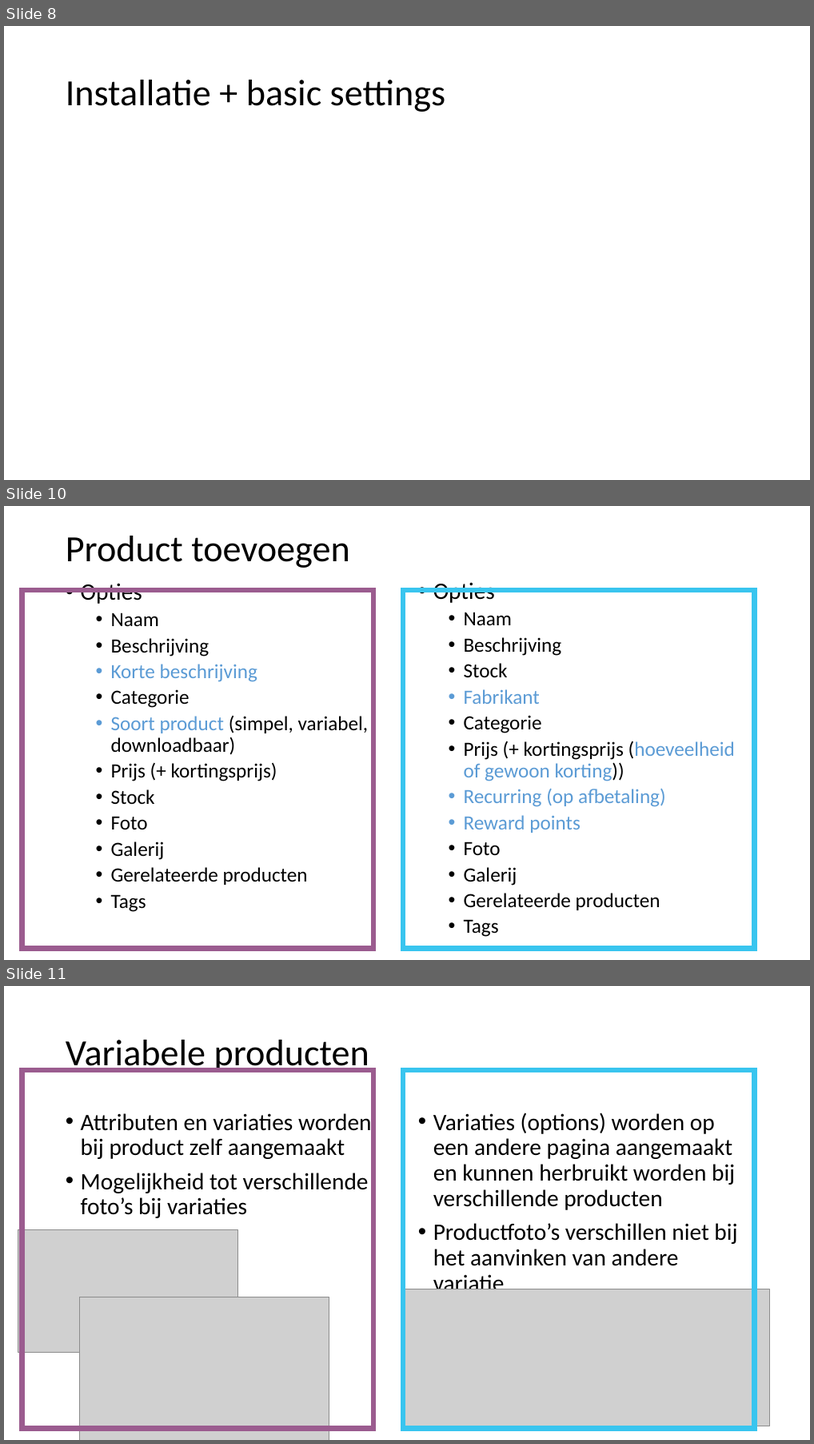
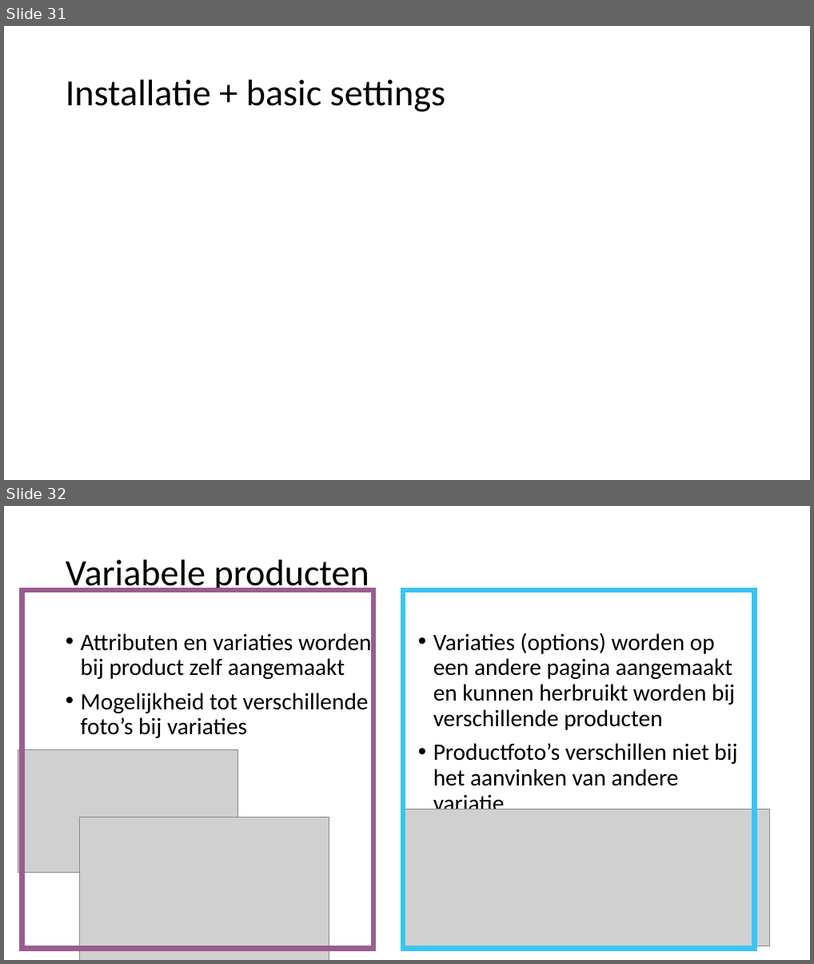
Before and after one commit to SarahJehin/WebResearch, a slide deck: vergelijkende_studie/Vergelijkende studie.pptx. Shown one above the other, each under a label of ours: slides 8, 10 and 11 before the commit, slides 31 and 32 after it; the slides between them are not shown. The pictures are 814x1444 and 814x964 pixels, drawn with LibreOffice and Linux fonts; fonts in the diff are those of the drawing; grey boxes stand for pictures. Boxes give left, top, right and bottom in pixels: in the first picture for what was removed or moved away, otherwise in the second. Text is boxed around its words. In the diff, an @@ line names an element or a change of style, - is before the commit and + after.

Commit message:
opencart returns, downloadable product, presentation

```diff
--- a/vergelijkende_studie/Vergelijkende studie.pptx
+++ b/vergelijkende_studie/Vergelijkende studie.pptx
@@ slide 10 removed at [4,506,810,960], background #FFFFFF @@
@@ title removed at [66,536,350,568] @@
-Product toevoegen
@@ rectangle removed at [22,590,374,948] @@
@@ text removed at [81,583,369,912] @@
-• Opties
-  • Naam
-  • Beschrijving
-  • Korte beschrijving
-  • Categorie
-  • Soort product (simpel, variabel, downloadbaar)
-  • Prijs (+ kortingsprijs)
-  • Stock
-  • Foto
-  • Galerij
-  • Gerelateerde producten
-  • Tags
@@ rectangle removed at [403,590,755,948] @@
@@ text removed at [434,582,735,936] @@
-• Opties
-  • Naam
-  • Beschrijving
-  • Stock
-  • Fabrikant
-  • Categorie
-  • Prijs (+ kortingsprijs (hoeveelheid of gewoon korting))
-  • Recurring (op afbetaling)
-  • Reward points
-  • Foto
-  • Galerij
-  • Gerelateerde producten
-  • Tags
@@ what was slide 8 is now slide 31 @@
@@ what was slide 11 is now slide 32 @@
```
Also in this commit, not shown: 7 slides changed, 8 slides added, 2 other slides removed, 2 other files.
